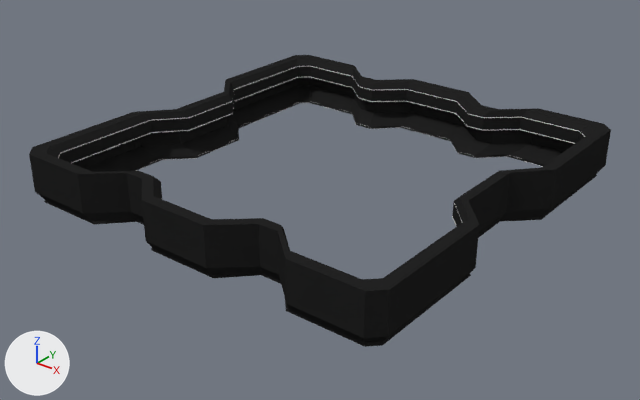
The Blender file TronImmersion/Assets/Models/Arena.blend, before and after one commit.
The view is the same before and after, from a 50 mm lens placed at (1391.0, -1776.0, 1048.0), pointed at (10.0, -50.0, -22.0). Every picture has the same lights, and +X, +Y and +Z are marked at lower left.

Names of what the first picture shows: 'Gate'.
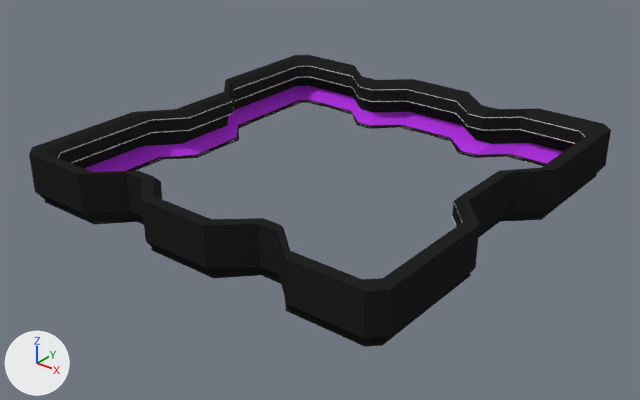
Pixel boxes (x1, y1, x2, y2) of what changed, in the pictures (640 x 400 px):
part 1 of me_cube_001, recoloured (black to purple)
    both: (85, 86, 563, 172)

The edits, one by one:
Material 'Crowd' (mat_crowd) is new.
Its base color is (0.463, 0.0368, 0.8) (purple #b536e7).
me_cube_001 has 11600 vertices, 11568 faces and spans x -577.0..577.0, y -577.0..577.0, z 0.0..143.0.
me_cube_001 is used by ob_gate; location (0.0, 0.0, 0.0).
me_cube_001 part 1: all 240 faces centred in x -535.0..535.0, y -535.0..535.0, z 22.0 switch from mat_black (black #242424) to mat_crowd (purple #b536e7).
